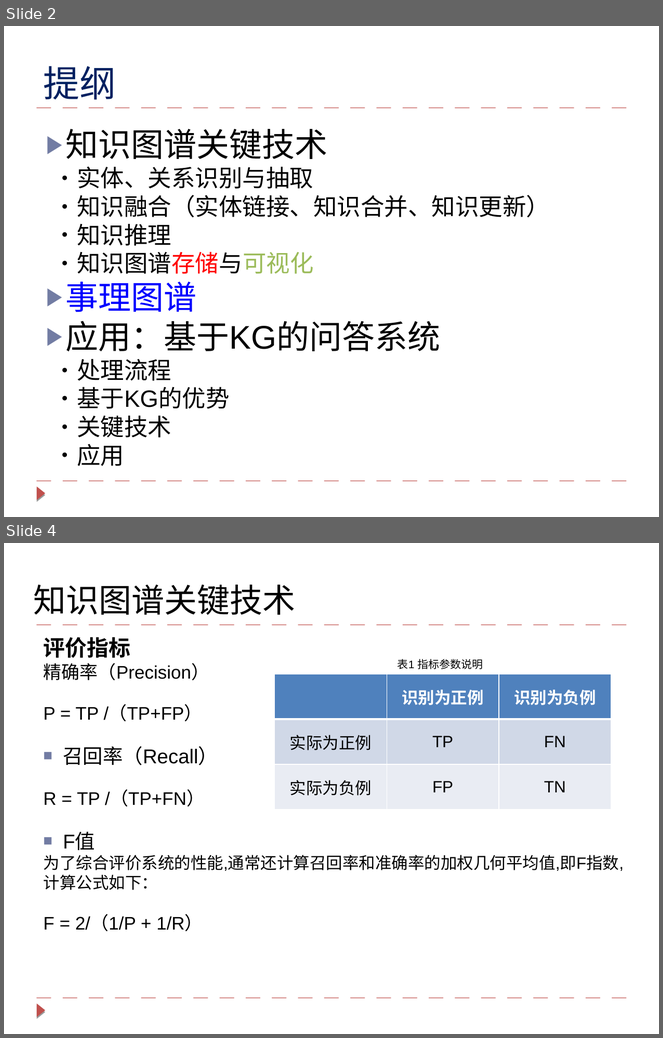
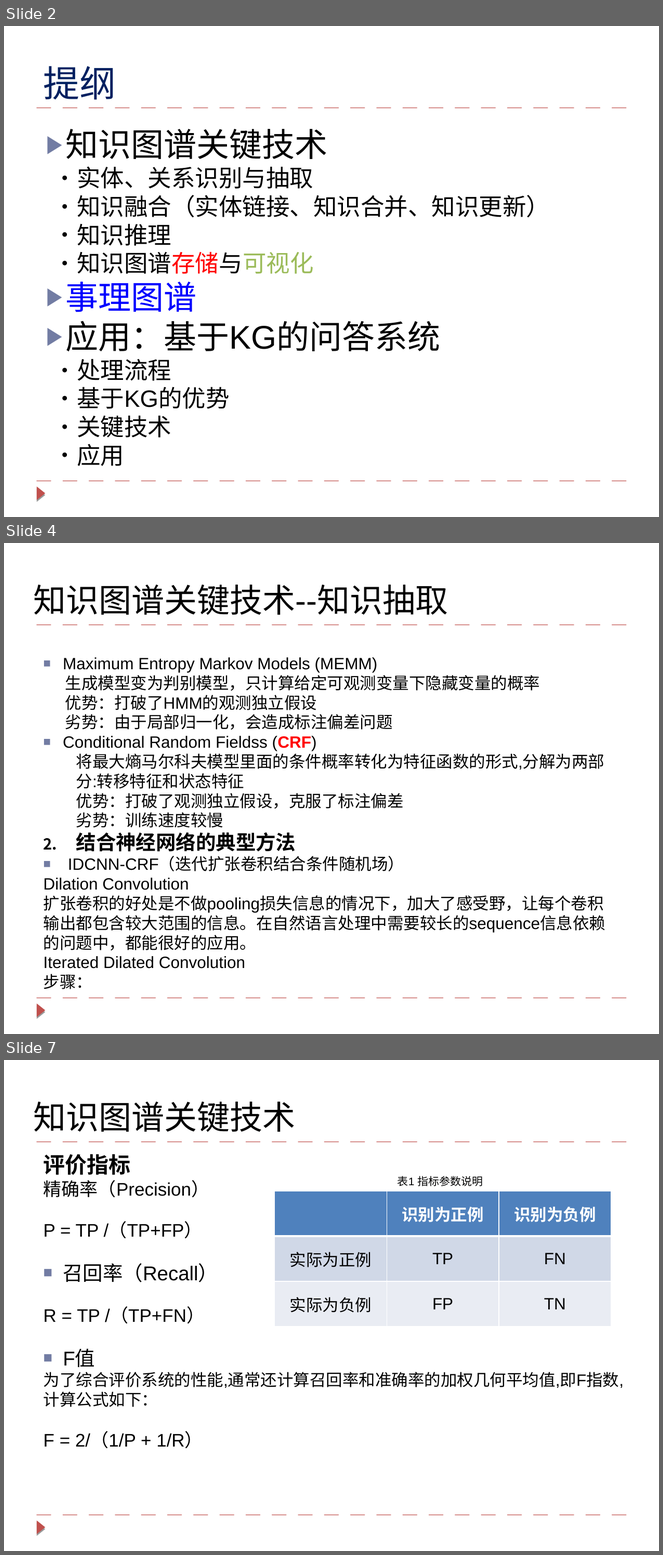
Before and after one commit to lihanghang/NLP-Knowledge-Graph, a slide deck: my summary/知识图谱技术与对话系统的应用.pptx. Shown one above the other, each under a label of ours: slides 2 and 4 before the commit, slides 2, 4 and 7 after it; the slides between them are not shown. The pictures are 663x1038 and 663x1555 pixels, drawn with LibreOffice and Linux fonts; fonts in the diff are those of the drawing. Boxes give left, top, right and bottom in pixels: in the first picture for what was removed or moved away, otherwise in the second. Text is boxed around its words. In the diff, an @@ line names an element or a change of style, - is before the commit and + after.

Commit message:
add IDCNN-CRF  project

```diff
--- a/my summary/知识图谱技术与对话系统的应用.pptx
+++ b/my summary/知识图谱技术与对话系统的应用.pptx
@@ slide 4 added at (4, 543, 659, 1034), background #FFFFFF; not listed: 3 template elements that a slide beside it also shows @@
@@ text added at (34, 585, 449, 615), 36 pt, text #000000 @@
+知识图谱关键技术--知识抽取
@@ text added at (44, 657, 606, 990), 18 pt, text #000000 @@
+■ Maximum Entropy Markov Models (MEMM)
+生成模型变为判别模型，只计算给定可观测变量下隐藏变量的概率
+优势：打破了HMM的观测独立假设
+劣势：由于局部归一化，会造成标注偏差问题
+■ Conditional Random Fieldss (CRF)
+  将最大熵马尔科夫模型里面的条件概率转化为特征函数的形式,分解为两部分:转移特征和状态特征
+  优势：打破了观测独立假设，克服了标注偏差
+  劣势：训练速度较慢
+2. 结合神经网络的典型方法
+■ IDCNN-CRF（迭代扩张卷积结合条件随机场）
+Dilation Convolution
+扩张卷积的好处是不做pooling损失信息的情况下，加大了感受野，让每个卷积输出都包含较大范围的信息。在自然语言处理中需要较长的sequence信息依赖的问题中，都能很好的应用。
+Iterated Dilated Convolution
+步骤：
@@ what was slide 4 is now slide 7 @@
```
Also in this commit, not shown: 3 slides changed, 2 other slides added, 29 other files.
